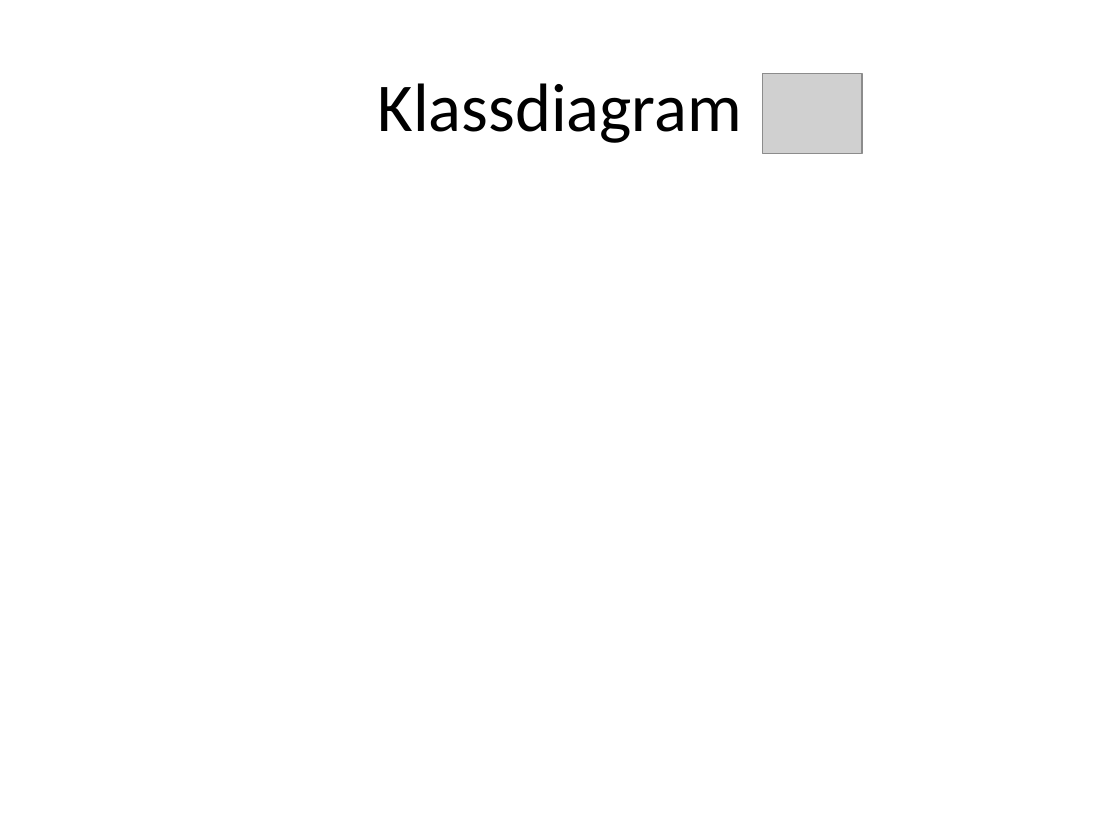
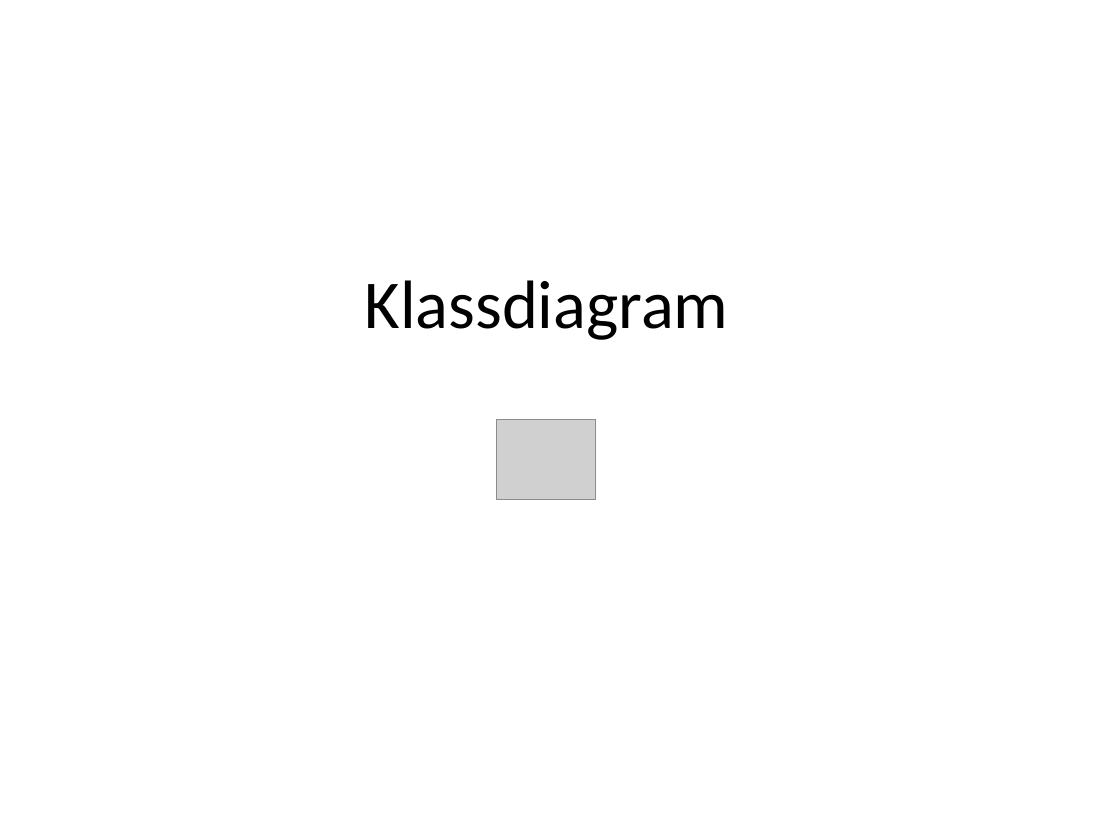
Before and after one commit to lisa-bee/FlowerGrow, a slide deck: slide 6 of document/Presentation FlowerGrow.pptx (slide 3 before the commit). Drawn at 1120x840 pixels with LibreOffice and Linux fonts; fonts in the diff are those of the drawing; grey boxes stand for pictures. Boxes give left, top, right and bottom in pixels: in the first picture for what was removed or moved away, otherwise in the second. Text is boxed around its words. In the diff, an @@ line names an element or a change of style, - is before the commit and + after.

```diff
--- a/document/Presentation FlowerGrow.pptx
+++ b/document/Presentation FlowerGrow.pptx
@@ title "Klassdiagram": place and size @@
-title "Klassdiagram" at <box>378,83,742,143</box>
+title "Klassdiagram" at <box>365,280,729,340</box>
@@ picture: place and size @@
-picture at <box>763,73,862,153</box>
+picture at <box>497,419,597,500</box>
```
Also in this commit, not shown: 3 other slides changed, 10 slides added, 1 slide removed, 2 other files.
